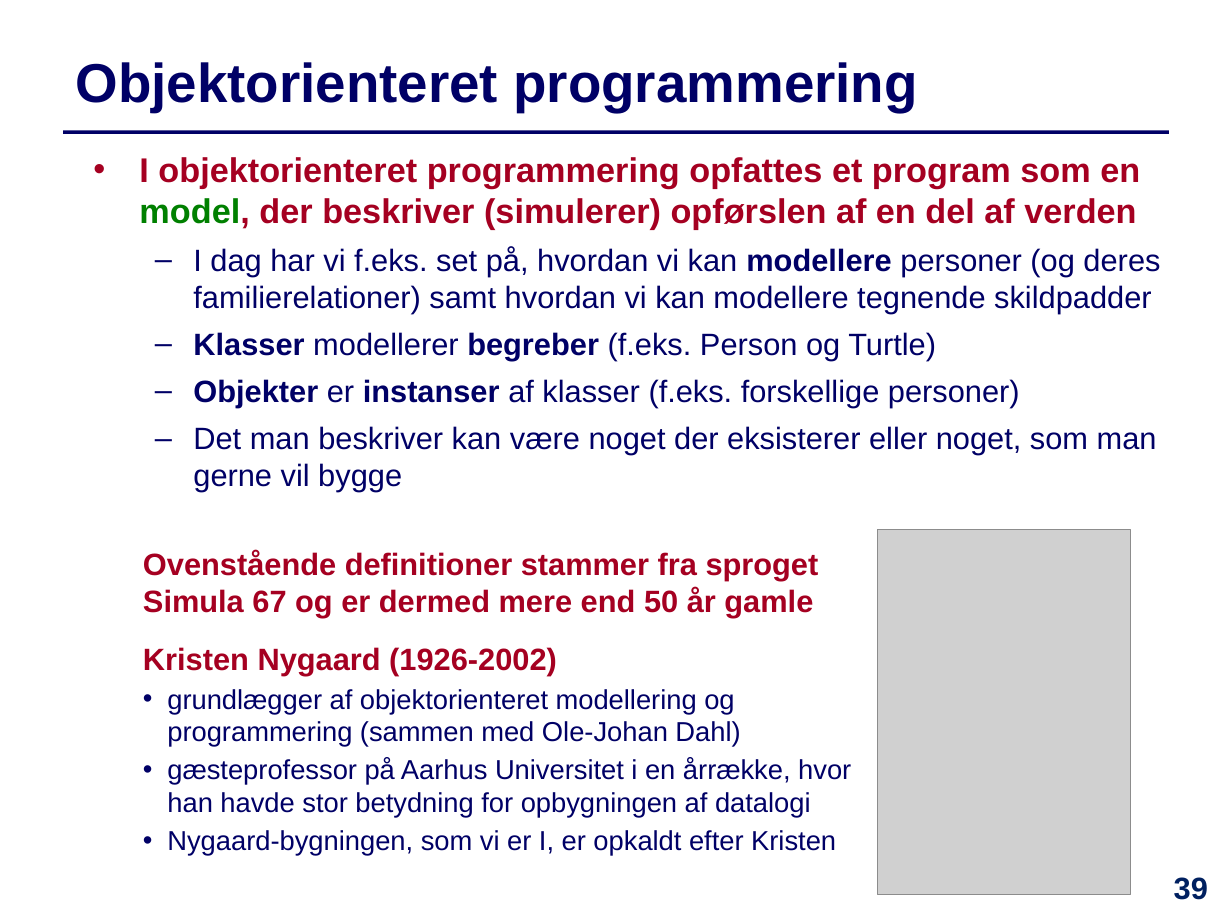
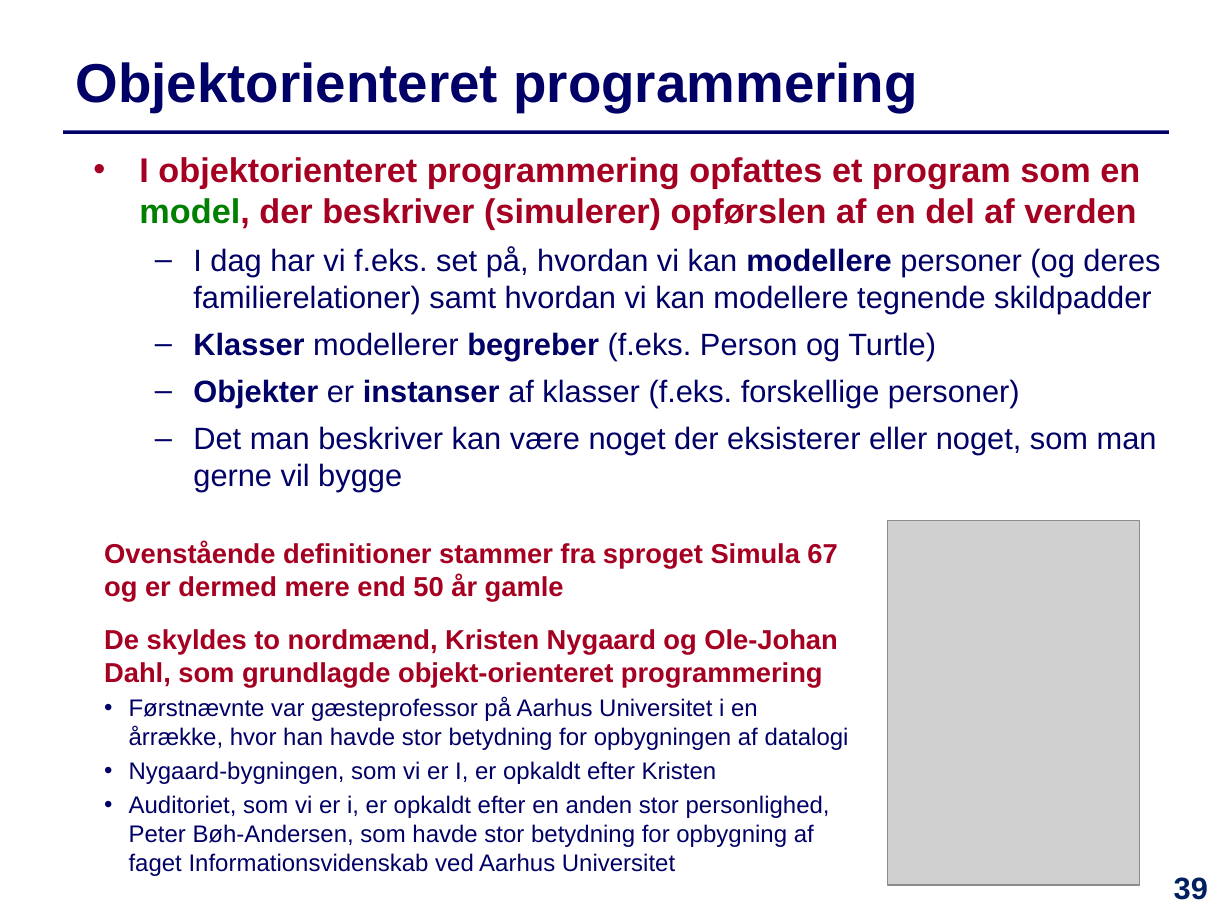
Before and after one commit to IntProgAU/Materiale, a slide deck: slide 39 of web/e23/uge_1b/Slides-Uge1-Torsdag.pptx. Drawn at 1232x924 pixels with LibreOffice and Linux fonts; fonts in the diff are those of the drawing; grey boxes stand for pictures. Boxes give left, top, right and bottom in pixels: in the first picture for what was removed or moved away, otherwise in the second. Text is boxed around its words. In the diff, an @@ line names an element or a change of style, - is before the commit and + after.

```diff
--- a/web/e23/uge_1b/Slides-Uge1-Torsdag.pptx
+++ b/web/e23/uge_1b/Slides-Uge1-Torsdag.pptx
@@ text "Ovenstående definitioner stammer fra sproget ...": place and size @@
-text "Ovenstående definitioner stammer fra sproget ..." at [143, 551, 851, 856]
+text "Ovenstående definitioner stammer fra sproget ..." at [104, 542, 849, 876]
@@ picture: place and size @@
-picture at [877, 530, 1130, 894]
+picture at [887, 520, 1140, 885]
@@ text at [104, 542, 837, 784]: size 18 to 16 pt in "Ovenstående definitioner stammer fra sproget Simula 67 ..."; size 16 to 14 pt in "Nygaard-bygningen, som vi er I, er opkaldt ..." @@
@@ text at [104, 629, 849, 750]: text changed; size 16 to 14 pt @@
-Kristen Nygaard (1926-2002)
-• grundlægger af objektorienteret modellering og programmering (sammen med Ole-Johan Dahl)
-• gæsteprofessor på Aarhus Universitet i en årrække, hvor han havde stor betydning for opbygningen af datalogi
+De skyldes to nordmænd, Kristen Nygaard og Ole-Johan Dahl, som grundlagde objekt-orienteret programmering
+• Førstnævnte var gæsteprofessor på Aarhus Universitet i en årrække, hvor han havde stor betydning for opbygningen af datalogi
@@ text at [129, 795, 830, 876]: paragraph added @@
+• Auditoriet, som vi er i, er opkaldt efter en anden stor personlighed, Peter Bøh-Andersen, som havde stor betydning for opbygning af faget Informationsvidenskab ved Aarhus Universitet
```
Also in this commit, not shown: 2 other slides changed, 1 other file.
